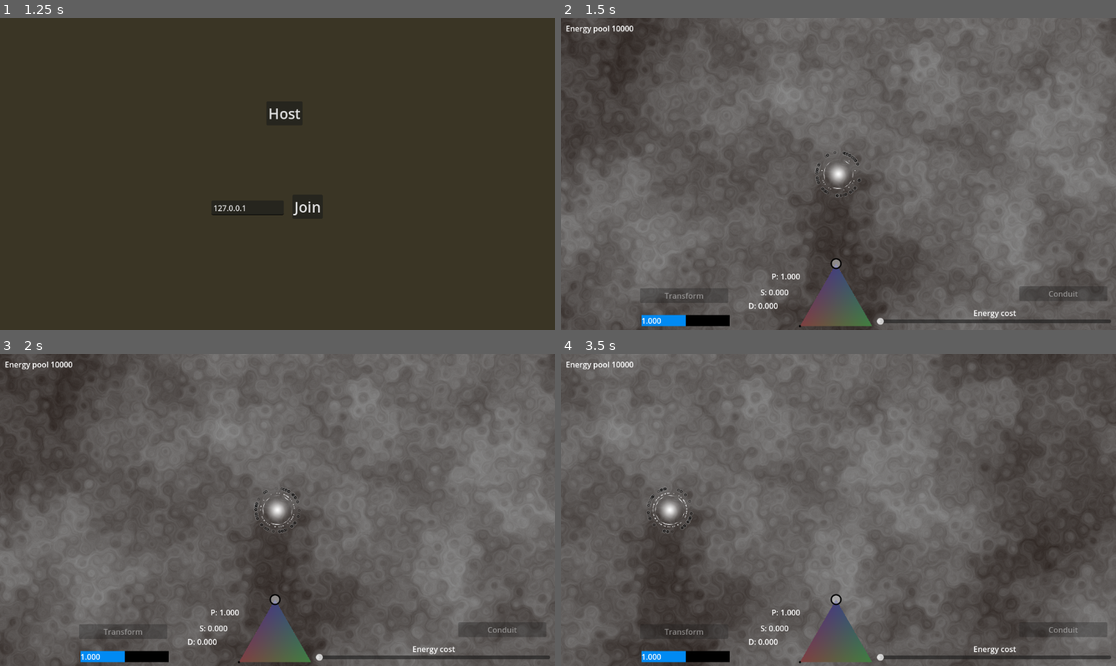
Above: before the commit, frames 1-4 (two rows, left to right).
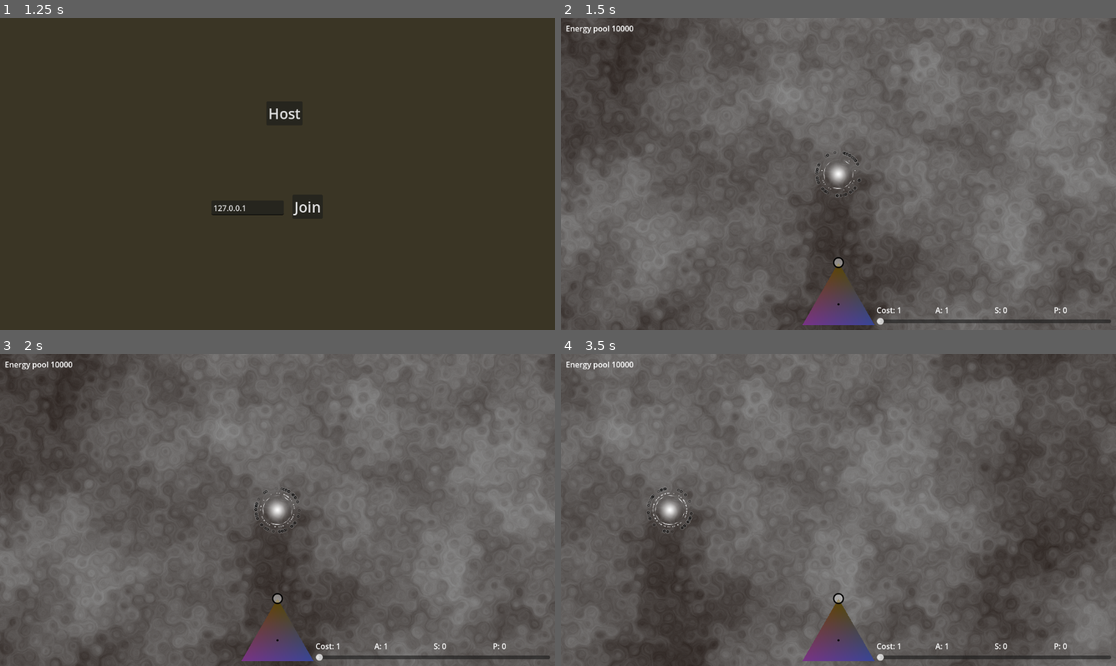
Above: after the commit, the same moments.

Repository: helmasur/conduit_rts
Game: Godot game, scene res://game.tscn
The game is run twice, just before and just after one commit, with the same random seed, the same clock (stepped at 60 frames per second) and the same inputs.
Inputs (mouse positions are in pixels of both pictures, inside the frame that each line leads up to):
- Up to frame 1 (1.25 s): tap Enter at 0.5 s; drag from (277, 289) to (333, 105) at 0.52 s
- Up to frame 2 (1.5 s): click "Host" at 1.25 s
- Up to frame 3 (2 s): no input
- Up to frame 4 (3.5 s): drag from (727, 525) to (838, 510) at 2.02 s; move the mouse to (894, 441) at 2.77 s; hold D (move_right) from 2.78 s (still down)

Frame 1 is identical in both runs. In frame 2, 2.3% of the frame differs, in the area x 14-95%, y 76-100%; in frame 3, 2.3%; in frame 4, 2.5%, in the area x 14-99%, y 76-100%.

Commit message:
HUD reflect selection better

Diff:
--- a/TriangleControl.gd
+++ b/TriangleControl.gd
@@ -17,6 +17,7 @@
 var current_h: float = 0.34 # Current är de värden som handtaget pekar på
 var current_p: float = 0.33
 var current_s: float = 0.33
+var light_mode: bool = false
 
 # Hörn på triangeln (beräknas i _ready)
 var A: Vector2
@@ -28,15 +29,16 @@
 	_update_triangle_vertices()
 	# Startposition i mitten
 	circle_pos = (A + B + C) / 3.0
+	point_pos = (A + B + C) / 3.0
 	#set_mouse_filter(Control.MOUSE_FILTER_PASS)
 	set_process_input(true)
 
 func _update_triangle_vertices() -> void:
 	#var rect_size = get_rect().size
 	var rect_size = _get_minimum_size()
-	A = Vector2(0, 0)
-	B = Vector2(rect_size.x, 0)
-	C = Vector2(rect_size.x * 0.5, rect_size.y)
+	A = Vector2(0, rect_size.y)
+	B = Vector2(rect_size.x, rect_size.y)
+	C = Vector2(rect_size.x * 0.5, 0)
 
 func _get_minimum_size() -> Vector2:
 	var aspect_ratio = 0.866
@@ -70,9 +72,9 @@
 	circle_pos = clamped
 
 	var bary = _point_to_barycentric(clamped)
-	current_h = bary.x
-	current_s = bary.y
-	current_p = bary.z
+	current_s = bary.x #left
+	current_p = bary.y #right
+	current_h = bary.z #top
 
 	emit_signal("attribute_changed", current_h, current_s, current_p)
 	queue_redraw()
@@ -114,10 +116,16 @@
 	return A * u + B * v + C * w
 
 func _draw_triangle_gradient() -> void:
-	draw_polygon(
-		PackedVector2Array([A, B, C]),
-		PackedColorArray([color_a, color_b, color_c])
-	)
+	if light_mode:
+		draw_polygon(
+			PackedVector2Array([A, B, C]),
+			PackedColorArray([color_a.lightened(0.5), color_b.lightened(0.5), color_c.lightened(0.5)])
+		)
+	else:
+		draw_polygon(
+			PackedVector2Array([A, B, C]),
+			PackedColorArray([color_a, color_b, color_c])
+		)
 
 func _draw_circle() -> void:
 	if highlight:
@@ -129,8 +137,8 @@
 
 func _draw() -> void:
 	_draw_triangle_gradient()
+	_draw_circle()
 	_draw_point()
-	_draw_circle()
 
 # Gör att vi kan ändra färger i Inspector och se ändringen direkt
 func _set_color_a(value: Color) -> void:
@@ -151,17 +159,17 @@
 		return  # Undvik division med noll
 
 	# Normalisera så att h + s + p = 1
-	var u = h / total
-	var v = s / total
-	var w = p / total
+	var u = s / total
+	var v = p / total
+	var w = h / total
 
 	# Flytta handtaget till rätt position i triangeln
 	circle_pos = _bary_to_point(u, v, w)
 
 	# Uppdatera interna värden
-	current_h = u
-	current_s = v
-	current_p = w
+	current_s = u
+	current_p = v
+	current_h = w
 
 	emit_signal("attribute_changed", current_h, current_p, current_s)
 	queue_redraw()
@@ -172,10 +180,13 @@
 		return  # Undvik division med noll
 
 	# Normalisera så att h + s + p = 1
-	var u = h / total
-	var v = s / total
-	var w = p / total
+	var u = s / total
+	var v = p / total
+	var w = h / total
 
 	point_pos = _bary_to_point(u, v, w)
+	queue_redraw()
 
+func set_light_mode(a: bool):
+	light_mode = a
 	queue_redraw()
--- a/game.gd
+++ b/game.gd
@@ -101,7 +101,7 @@
 
 	else:
 		if not clicked_unit:
-			var e = %"Build energy".value
+			var e = %"EnergySlider".value
 			if player.player_energy >= e:
 				player.player_energy -= e
 				player.spawn_unit(e, %TriCon.current_h, %TriCon.current_p, %TriCon.current_s, world_pos).mode = UnitShared.ActionMode.UNDER_CONSTRUCTION
--- a/game.tscn
+++ b/game.tscn
@@ -120,22 +120,36 @@
 size_flags_horizontal = 3
 mouse_filter = 1
 
-[node name="MarginContainer" type="MarginContainer" parent="GUI/HUD/MarginContainer/VBoxContainer/Row3/HBoxContainer/Control"]
-layout_mode = 1
-anchors_preset = 8
-anchor_left = 0.5
-anchor_top = 0.5
-anchor_right = 0.5
-anchor_bottom = 0.5
-offset_left = -86.5
-offset_top = 82.5
-offset_right = 96.5
-offset_bottom = 105.5
-grow_horizontal = 2
-grow_vertical = 2
-
-[node name="Energy_prog" type="ProgressBar" parent="GUI/HUD/MarginContainer/VBoxContainer/Row3/HBoxContainer/Control/MarginContainer"]
-unique_name_in_owner = true
+[node name="UnitStats" type="VBoxContainer" parent="GUI/HUD/MarginContainer/VBoxContainer/Row3/HBoxContainer/Control"]
+unique_name_in_owner = true
+layout_mode = 1
+anchors_preset = 12
+anchor_top = 1.0
+anchor_right = 1.0
+anchor_bottom = 1.0
+offset_top = -58.0
+grow_horizontal = 2
+grow_vertical = 0
+
+[node name="Transform_button" type="Button" parent="GUI/HUD/MarginContainer/VBoxContainer/Row3/HBoxContainer/Control/UnitStats"]
+unique_name_in_owner = true
+layout_mode = 2
+size_flags_horizontal = 0
+size_flags_vertical = 8
+text = "Transform"
+
+[node name="HBoxContainer" type="HBoxContainer" parent="GUI/HUD/MarginContainer/VBoxContainer/Row3/HBoxContainer/Control/UnitStats"]
+layout_mode = 2
+size_flags_vertical = 8
+
+[node name="MarginContainer" type="MarginContainer" parent="GUI/HUD/MarginContainer/VBoxContainer/Row3/HBoxContainer/Control/UnitStats/HBoxContainer"]
+layout_mode = 2
+size_flags_horizontal = 3
+size_flags_vertical = 8
+
+[node name="Energy_prog" type="ProgressBar" parent="GUI/HUD/MarginContainer/VBoxContainer/Row3/HBoxContainer/Control/UnitStats/HBoxContainer/MarginContainer"]
+unique_name_in_owner = true
+visible = false
 layout_mode = 2
 size_flags_vertical = 1
 theme_override_styles/background = SubResource("StyleBoxFlat_7mycd")
@@ -144,112 +158,115 @@
 value = 0.5
 show_percentage = false
 
-[node name="Energy" type="Label" parent="GUI/HUD/MarginContainer/VBoxContainer/Row3/HBoxContainer/Control/MarginContainer"]
+[node name="Energy" type="Label" parent="GUI/HUD/MarginContainer/VBoxContainer/Row3/HBoxContainer/Control/UnitStats/HBoxContainer/MarginContainer"]
 unique_name_in_owner = true
 layout_mode = 2
 text = "Unit Energy:"
 
-[node name="Power" type="Label" parent="GUI/HUD/MarginContainer/VBoxContainer/Row3/HBoxContainer/Control"]
-unique_name_in_owner = true
-layout_mode = 2
-offset_left = 413.0
-offset_top = 94.0
-offset_right = 502.0
-offset_bottom = 117.0
-size_flags_horizontal = 3
+[node name="Health" type="Label" parent="GUI/HUD/MarginContainer/VBoxContainer/Row3/HBoxContainer/Control/UnitStats/HBoxContainer"]
+unique_name_in_owner = true
+layout_mode = 2
+size_flags_horizontal = 3
+size_flags_vertical = 8
+text = "Armour"
+
+[node name="Speed" type="Label" parent="GUI/HUD/MarginContainer/VBoxContainer/Row3/HBoxContainer/Control/UnitStats/HBoxContainer"]
+unique_name_in_owner = true
+layout_mode = 2
+size_flags_horizontal = 3
+size_flags_vertical = 8
+text = "Speed"
+
+[node name="Power" type="Label" parent="GUI/HUD/MarginContainer/VBoxContainer/Row3/HBoxContainer/Control/UnitStats/HBoxContainer"]
+unique_name_in_owner = true
+layout_mode = 2
+size_flags_horizontal = 3
+size_flags_vertical = 8
 text = "Power"
-horizontal_alignment = 1
-
-[node name="Speed" type="Label" parent="GUI/HUD/MarginContainer/VBoxContainer/Row3/HBoxContainer/Control"]
-unique_name_in_owner = true
-layout_mode = 2
-offset_left = 342.0
-offset_top = 127.0
-offset_right = 525.0
-offset_bottom = 150.0
-size_flags_horizontal = 3
-text = "Speed"
-horizontal_alignment = 1
-
-[node name="Health" type="Label" parent="GUI/HUD/MarginContainer/VBoxContainer/Row3/HBoxContainer/Control"]
-unique_name_in_owner = true
-layout_mode = 2
-offset_left = 319.0
-offset_top = 155.0
-offset_right = 502.0
-offset_bottom = 178.0
-size_flags_horizontal = 3
-text = "Shield"
-horizontal_alignment = 1
-
-[node name="Transform_button" type="Button" parent="GUI/HUD/MarginContainer/VBoxContainer/Row3/HBoxContainer/Control"]
-unique_name_in_owner = true
-layout_mode = 2
-offset_left = 154.0
-offset_top = 130.0
-offset_right = 337.0
-offset_bottom = 161.0
-text = "Transform"
 
 [node name="Control2" type="Control" parent="GUI/HUD/MarginContainer/VBoxContainer/Row3/HBoxContainer"]
 custom_minimum_size = Vector2(150, 0)
 layout_mode = 2
-size_flags_horizontal = 4
+size_flags_horizontal = 8
 mouse_filter = 1
 
 [node name="TriCon" type="Control" parent="GUI/HUD/MarginContainer/VBoxContainer/Row3/HBoxContainer/Control2"]
 unique_name_in_owner = true
-custom_minimum_size = Vector2(150, 150)
+custom_minimum_size = Vector2(150, 130)
 layout_mode = 1
 anchors_preset = 7
 anchor_left = 0.5
 anchor_top = 1.0
 anchor_right = 0.5
 anchor_bottom = 1.0
-offset_left = -80.0
-offset_top = -148.0
-offset_right = 70.0
-offset_bottom = 2.0
+offset_left = -75.0
+offset_top = -130.0
+offset_right = 75.0
 grow_horizontal = 2
 grow_vertical = 0
-scale = Vector2(1, -1)
 pivot_offset = Vector2(75, 75)
 mouse_filter = 1
 script = ExtResource("4_eow3j")
-color_a = Color(0.5, 0.25, 0.25, 1)
-color_b = Color(0.25, 0.5, 0.25, 1)
-color_c = Color(0.25, 0.25, 0.5, 1)
+color_a = Color(0.471731, 0.199841, 0.52646, 1)
+color_b = Color(0.215813, 0.272698, 0.592578, 1)
+color_c = Color(0.354488, 0.274574, 0, 1)
 metadata/_custom_type_script = "uid://chxk5r6puaa35"
 
 [node name="Polygon2D" type="Polygon2D" parent="GUI/HUD/MarginContainer/VBoxContainer/Row3/HBoxContainer/Control2/TriCon"]
 show_behind_parent = true
 color = Color(0.679435, 0.338055, 0.320599, 1)
-polygon = PackedVector2Array(0, 0, 150, 0, 75, 130)
-metadata/_edit_lock_ = true
+polygon = PackedVector2Array(0, 130, 150, 130, 75, 0)
 
 [node name="Control3" type="Control" parent="GUI/HUD/MarginContainer/VBoxContainer/Row3/HBoxContainer"]
 layout_mode = 2
 size_flags_horizontal = 3
 mouse_filter = 1
 
-[node name="Energy cost" type="Label" parent="GUI/HUD/MarginContainer/VBoxContainer/Row3/HBoxContainer/Control3"]
-unique_name_in_owner = true
-layout_mode = 2
-offset_left = 201.0
-offset_top = 170.0
-offset_right = 290.0
-offset_bottom = 193.0
-size_flags_horizontal = 8
+[node name="BuildControls" type="VBoxContainer" parent="GUI/HUD/MarginContainer/VBoxContainer/Row3/HBoxContainer/Control3"]
+unique_name_in_owner = true
+layout_mode = 1
+anchors_preset = 15
+anchor_right = 1.0
+anchor_bottom = 1.0
+grow_horizontal = 2
+grow_vertical = 2
+
+[node name="HBoxContainer" type="HBoxContainer" parent="GUI/HUD/MarginContainer/VBoxContainer/Row3/HBoxContainer/Control3/BuildControls"]
+layout_mode = 2
+size_flags_vertical = 3
+
+[node name="BuildEnergy" type="Label" parent="GUI/HUD/MarginContainer/VBoxContainer/Row3/HBoxContainer/Control3/BuildControls/HBoxContainer"]
+unique_name_in_owner = true
+layout_mode = 2
+size_flags_horizontal = 3
 size_flags_vertical = 10
 text = "Energy cost"
 
-[node name="Build energy" type="HSlider" parent="GUI/HUD/MarginContainer/VBoxContainer/Row3/HBoxContainer/Control3"]
-unique_name_in_owner = true
-layout_mode = 2
-offset_top = 191.0
-offset_right = 487.0
-offset_bottom = 207.0
-size_flags_vertical = 10
+[node name="BuildArmour" type="Label" parent="GUI/HUD/MarginContainer/VBoxContainer/Row3/HBoxContainer/Control3/BuildControls/HBoxContainer"]
+unique_name_in_owner = true
+layout_mode = 2
+size_flags_horizontal = 3
+size_flags_vertical = 10
+text = "Armour"
+
+[node name="BuildSpeed" type="Label" parent="GUI/HUD/MarginContainer/VBoxContainer/Row3/HBoxContainer/Control3/BuildControls/HBoxContainer"]
+unique_name_in_owner = true
+layout_mode = 2
+size_flags_horizontal = 3
+size_flags_vertical = 10
+text = "Speed"
+
+[node name="BuildPower" type="Label" parent="GUI/HUD/MarginContainer/VBoxContainer/Row3/HBoxContainer/Control3/BuildControls/HBoxContainer"]
+unique_name_in_owner = true
+layout_mode = 2
+size_flags_horizontal = 3
+size_flags_vertical = 10
+text = "Power"
+
+[node name="EnergySlider" type="HSlider" parent="GUI/HUD/MarginContainer/VBoxContainer/Row3/HBoxContainer/Control3/BuildControls"]
+unique_name_in_owner = true
+layout_mode = 2
+size_flags_vertical = 8
 min_value = 1.0
 max_value = 100000.0
 value = 1.0
@@ -258,6 +275,7 @@
 
 [node name="Conduit" type="Button" parent="GUI/HUD/MarginContainer/VBoxContainer/Row3/HBoxContainer/Control3"]
 unique_name_in_owner = true
+visible = false
 layout_mode = 2
 offset_left = 296.0
 offset_top = 126.0
@@ -276,6 +294,6 @@
 [node name="Menu" type="CanvasLayer" parent="."]
 visible = false
 
-[connection signal="pressed" from="GUI/HUD/MarginContainer/VBoxContainer/Row3/HBoxContainer/Control/Transform_button" to="GUI/HUD" method="_on_transform_button_pressed"]
-[connection signal="value_changed" from="GUI/HUD/MarginContainer/VBoxContainer/Row3/HBoxContainer/Control3/Build energy" to="GUI/HUD" method="_on_build_energy_value_changed"]
+[connection signal="pressed" from="GUI/HUD/MarginContainer/VBoxContainer/Row3/HBoxContainer/Control/UnitStats/Transform_button" to="GUI/HUD" method="_on_transform_button_pressed"]
+[connection signal="value_changed" from="GUI/HUD/MarginContainer/VBoxContainer/Row3/HBoxContainer/Control3/BuildControls/EnergySlider" to="GUI/HUD" method="_on_build_energy_value_changed"]
 [connection signal="pressed" from="GUI/HUD/MarginContainer/VBoxContainer/Row3/HBoxContainer/Control3/Conduit" to="GUI/HUD" method="_on_conduit_pressed"]
--- a/gui.gd
+++ b/gui.gd
@@ -22,19 +22,23 @@
 		%Conduit.disabled = true
 		%Transform_button.disabled = true
 	if selected_unit:
+		%UnitStats.visible = true
+		%BuildControls.visible = false
+		%TriCon.set_light_mode(true)
 		%Energy.text = "%.3f / %.3f" % [selected_unit.energy, selected_unit.energy_max]
 		%Energy_prog.value = selected_unit.energy / selected_unit.energy_max
 		%Power.text = "P: %.3f" % selected_unit.power
 		%Speed.text = "S: %.3f" % selected_unit.speed
 		%Health.text = "D: %.3f" % selected_unit.defense
 		%TriCon.set_point(selected_unit.defense_prop, selected_unit.power_prop, selected_unit.speed_prop)
-
-
 	else:
-		%Energy.text = "%.3f" % %"Build energy".value
-		%Health.text = "D: %.3f" % %TriCon.current_h
-		%Power.text = "P: %.3f" % %TriCon.current_p
-		%Speed.text = "S: %.3f" % %TriCon.current_s
+		%UnitStats.visible = false
+		%BuildControls.visible = true
+		%TriCon.set_light_mode(false)
+		%BuildEnergy.text = "Cost: %.0f" % %EnergySlider.value
+		%BuildArmour.text = "A: %.0f" % (%TriCon.current_h * %EnergySlider.value)
+		%BuildPower.text = "P: %.0f" % (%TriCon.current_p * %EnergySlider.value)
+		%BuildSpeed.text = "S: %.0f" % (%TriCon.current_s * %EnergySlider.value)
 
 
 func _on_transform_button_pressed() -> void:
@@ -62,5 +66,5 @@
 	%TriCon.set_handle(selected_unit.target_defense_prop, selected_unit.target_power_prop, selected_unit.target_speed_prop)
 
 func _on_build_energy_value_changed(value: float) -> void:
-	%"Energy cost".text = str(value)
+	%BuildEnergy.text = "Cost: %.0f" % value
 	pass # Replace with function body.
